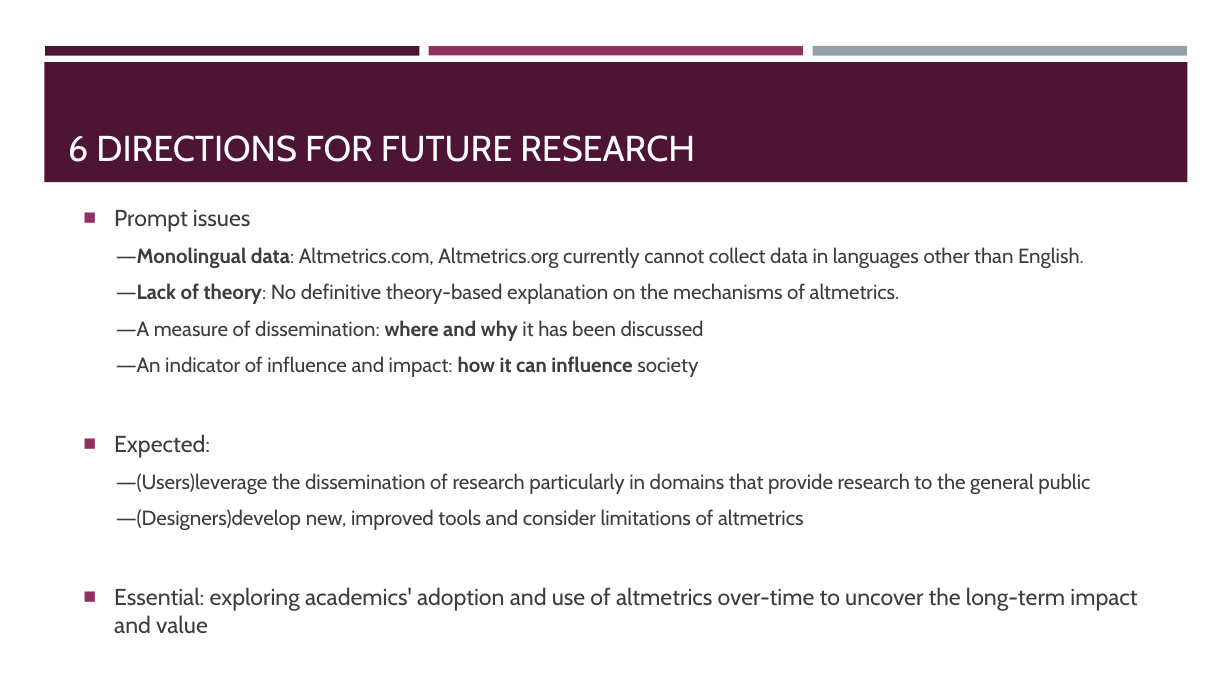
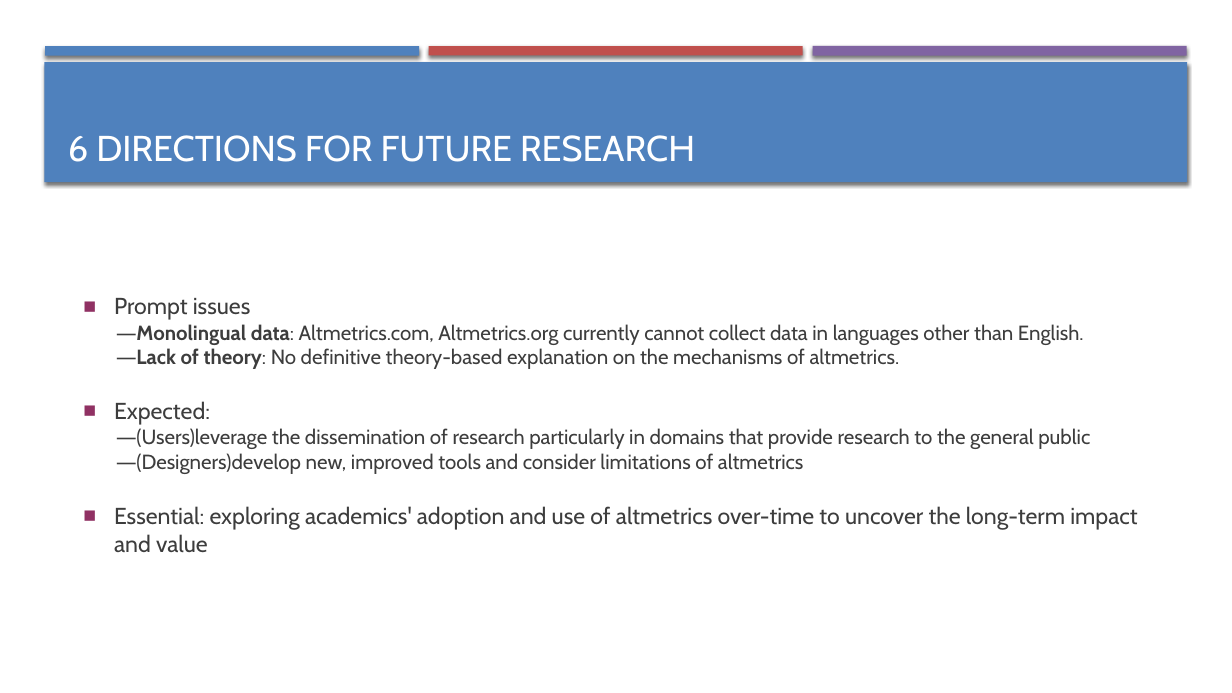
Before and after one commit to Hweemyoung/mastersdegree, a slide deck: slide 20 of altmetrics/presen/01/Altmetrics(1).pptx. Drawn at 1232x693 pixels with LibreOffice and Linux fonts; fonts in the diff are those of the drawing. Boxes give left, top, right and bottom in pixels: in the first picture for what was removed or moved away, otherwise in the second. Text is boxed around its words. In the diff, an @@ line names an element or a change of style, - is before the commit and + after.

```diff
--- a/altmetrics/presen/01/Altmetrics(1).pptx
+++ b/altmetrics/presen/01/Altmetrics(1).pptx
@@ rectangle at [45,46,420,55]: fill #4D1434 to #4F81BD; shadow on @@
@@ rectangle at [429,46,803,55]: fill #903163 to #C0504D; shadow on @@
@@ rectangle at [812,46,1187,56]: fill #969FA7 to #8064A2; shadow on @@
@@ rectangle at [44,62,1188,182]: fill #4D1434 to #4F81BD; shadow on @@
@@ text "Prompt issues" at [114,298,1137,553]: less space between paragraphs; list level 2 to 1 in "―Monolingual data: Altmetrics.com, Altmetrics.org currently ..."; list level 2 to 1 in "―Lack of theory: No definitive ..."; list level 2 to 1 in "―(Users)leverage the dissemination of research ..."; list level 2 to 1 in "―(Designers)develop new, improved tools and ..." @@
@@ text at [137,320,704,377]: paragraphs removed @@
-  ―A measure of dissemination: where and why it has been discussed
-  ―An indicator of influence and impact: how it can influence society
```
Also in this commit, not shown: 19 other slides changed, 3 other files.
